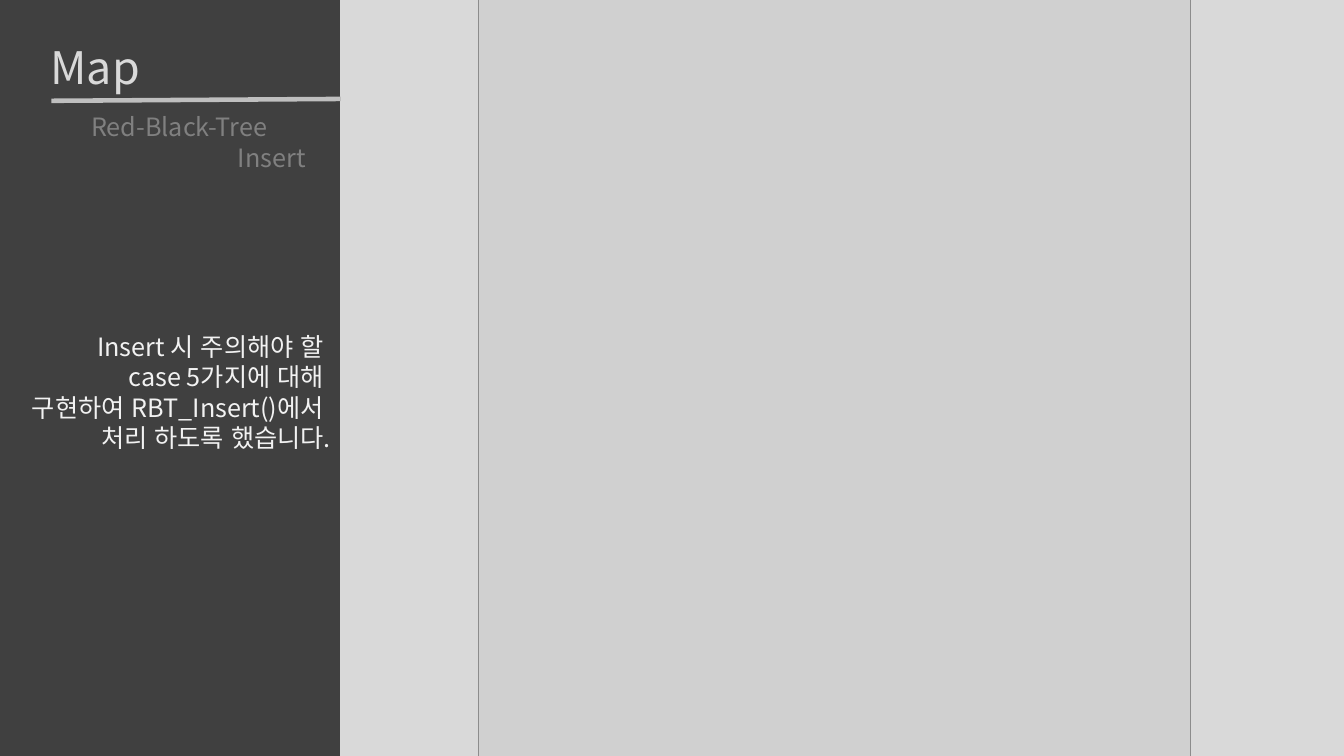
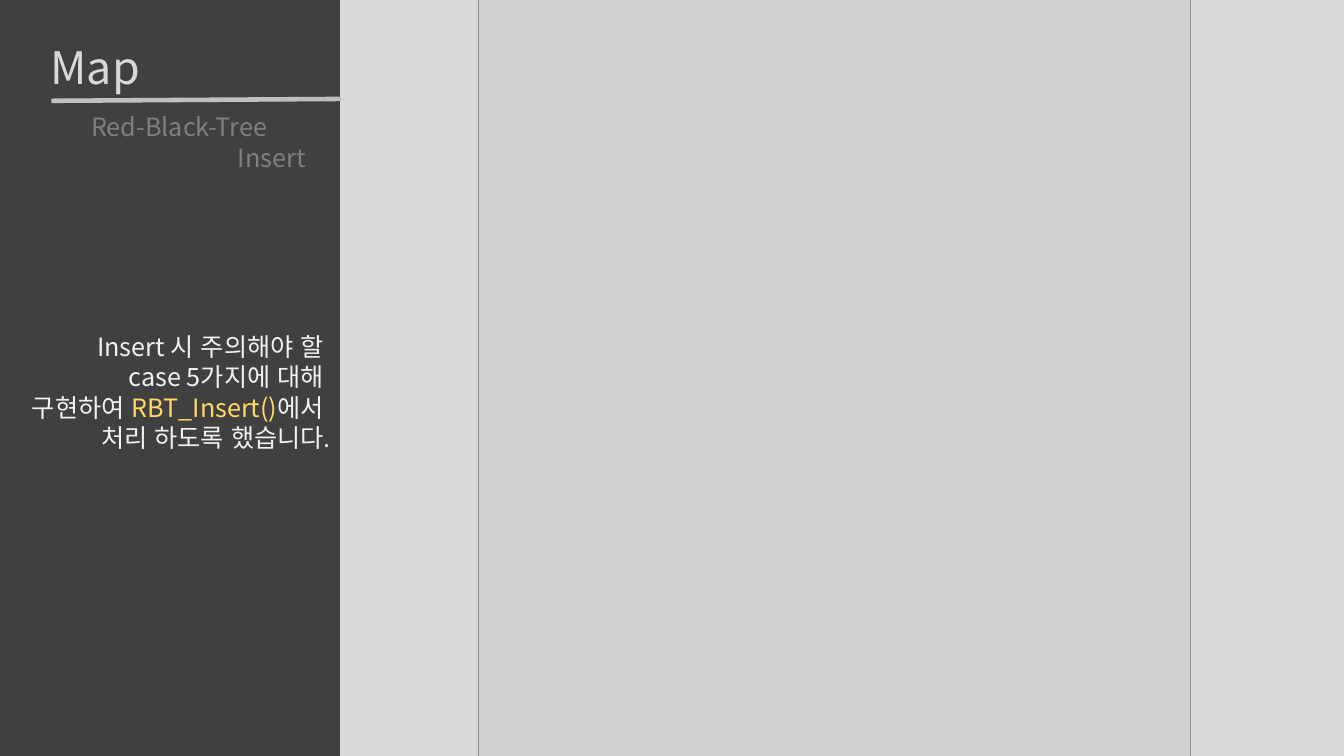
Before and after one commit to roka0105/Team.Yggdrasil_Server, a slide deck: slide 6 of 최예람 포트폴리오.pptx. Drawn at 1344x756 pixels with LibreOffice and Linux fonts; fonts in the diff are those of the drawing; grey boxes stand for pictures. Boxes give left, top, right and bottom in pixels: in the first picture for what was removed or moved away, otherwise in the second. Text is boxed around its words. In the diff, an @@ line names an element or a change of style, - is before the commit and + after.

```diff
--- a/최예람 포트폴리오.pptx
+++ b/최예람 포트폴리오.pptx
@@ text at box(32, 396, 324, 422): text colour #F2F2F2 to #FFD966 in "RBT_Insert()에서" @@
```
Also in this commit, not shown: 2 other slides changed, 8 slides added, 3 other files.
